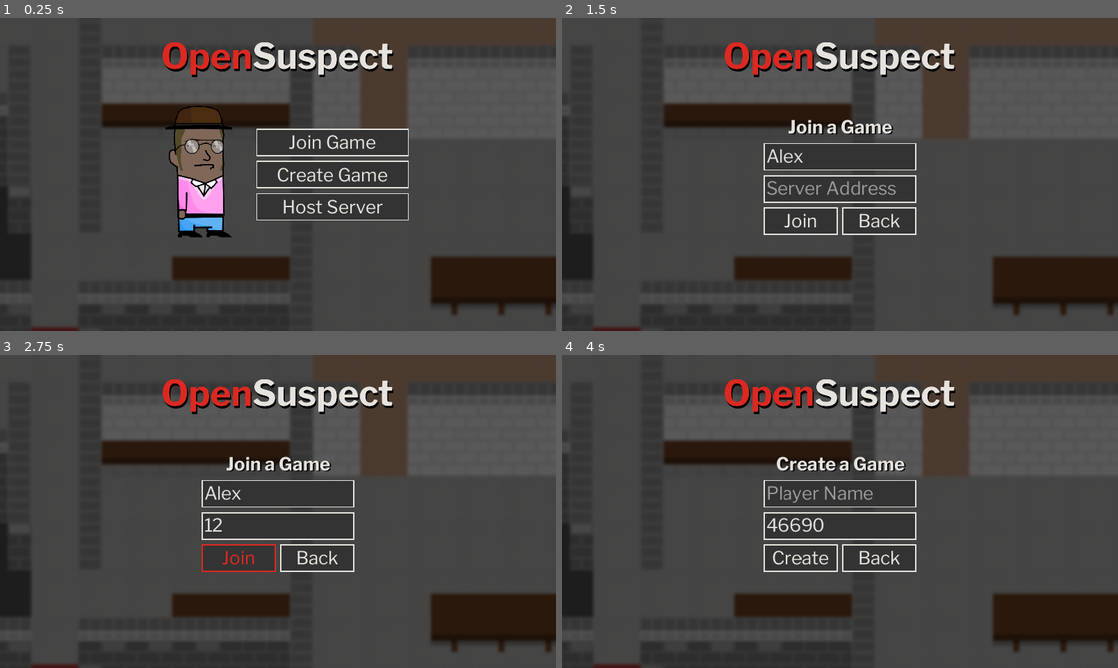
Above: before the commit, frames 1-4 (two rows, left to right).
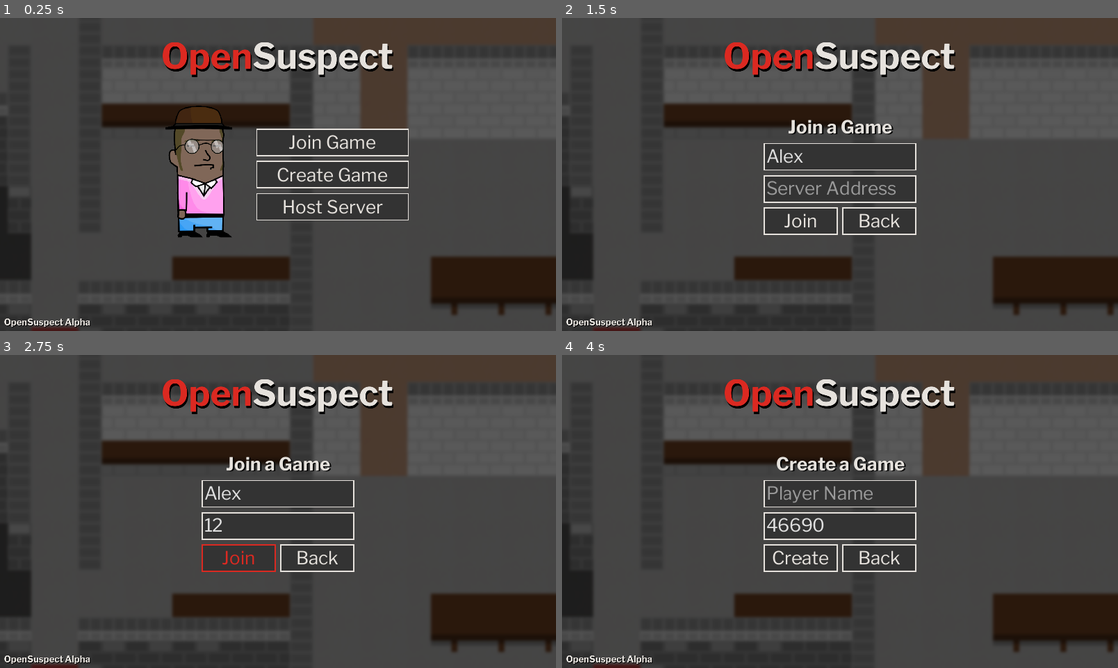
Above: after the commit, the same moments.

Repository: opensuspect/opensuspect
Game: Godot game, scene res://ui_elements/mainmenu.tscn
The game is run twice, just before and just after one commit, with the same random seed, the same clock (stepped at 60 frames per second) and the same inputs.
Inputs (mouse positions are in pixels of both pictures, inside the frame that each line leads up to):
- Up to frame 1 (0.25 s): no input
- Up to frame 2 (1.5 s): click "Join Game" at 0.5 s; click (840, 155) at 1.27 s; type "Alex" at 1.35 s
- Up to frame 3 (2.75 s): click (278, 527) at 1.5 s; type "12" at 1.58 s; click "Join" at 2 s
- Up to frame 4 (4 s): click "Back" at 2.75 s; click "Create Game" at 3.5 s

The runs differ from the first frame. In frame 1, 0.2% of the frame differs, in the area x 0-17%, y 96-99%; in frame 2, 0.2%; in frame 3, 0.2%; in frame 4, 0.2%.
Error before the commit: Assertion failed: Game start not implemented yet (res://ui_elements/mainmenu.gd:49)
Error after the commit: Assertion failed: Game start not implemented yet (res://ui_elements/mainmenu.gd:46)

Commit message:
Add version text to bottom

Diff:
--- a/src/ui_elements/mainmenu.gd
+++ b/src/ui_elements/mainmenu.gd
@@ -1,11 +1,11 @@
 extends Control
 
 # --Variables--
-enum MenuType {MAIN, CREATE, JOIN, SERVER}
+enum MenuType {MAIN, JOIN, CREATE, SERVER}
 
 onready var main_menu: Control = $MainMenu
+onready var join_menu: Control = $Join
 onready var create_menu: Control = $Create
-onready var join_menu: Control = $Join
 onready var server_menu: Control = $Server
 
 # --Interface--
@@ -15,11 +15,11 @@
 func _on_Back_pressed():
 	set_Visible_Menu(MenuType.MAIN)
 
+func _on_GameJoinButton_pressed() -> void:
+	set_Visible_Menu(MenuType.JOIN)
+
 func _on_GameCreateButton_pressed() -> void:
 	set_Visible_Menu(MenuType.CREATE)
-
-func _on_GameJoinButton_pressed() -> void:
-	set_Visible_Menu(MenuType.JOIN)
 
 func _on_ServerStartButton_pressed() -> void:
 	set_Visible_Menu(MenuType.SERVER)
@@ -31,21 +31,21 @@
 	hide_Menus()
 	match menu:
 		MenuType.MAIN: main_menu.visible = true
+		MenuType.JOIN: join_menu.visible = true
 		MenuType.CREATE: create_menu.visible = true
-		MenuType.JOIN: join_menu.visible = true
 		MenuType.SERVER: server_menu.visible = true
 
 func hide_Menus() -> void:
 	main_menu.visible = false
+	join_menu.visible = false
 	create_menu.visible = false
-	join_menu.visible = false
 	server_menu.visible = false
 
 # --Backend--
-func _on_Create_pressed() -> void:
+func _on_Join_pressed() -> void:
 	assert(false, "Game start not implemented yet")
 
-func _on_Join_pressed() -> void:
+func _on_Create_pressed() -> void:
 	assert(false, "Game start not implemented yet")
 
 func _on_Server_pressed():
--- a/src/ui_elements/mainmenu.tscn
+++ b/src/ui_elements/mainmenu.tscn
@@ -40,7 +40,6 @@
 texture = ExtResource( 5 )
 
 [node name="MainMenu" type="HBoxContainer" parent="."]
-visible = false
 anchor_left = 0.5
 anchor_top = 0.5
 anchor_right = 0.5
@@ -234,6 +233,7 @@
 }
 
 [node name="Server" type="VBoxContainer" parent="."]
+visible = false
 anchor_left = 0.5
 anchor_top = 0.5
 anchor_right = 0.5
@@ -290,6 +290,20 @@
 size_flags_horizontal = 3
 theme = ExtResource( 1 )
 text = "Back"
+__meta__ = {
+"_edit_use_anchors_": false
+}
+
+[node name="Info" type="Label" parent="."]
+anchor_top = 1.0
+anchor_bottom = 1.0
+margin_left = 14.0
+margin_top = -51.0
+margin_right = 626.0
+margin_bottom = 27.0
+rect_scale = Vector2( 0.5, 0.5 )
+theme = ExtResource( 1 )
+text = "OpenSuspect Alpha"
 __meta__ = {
 "_edit_use_anchors_": false
 }
